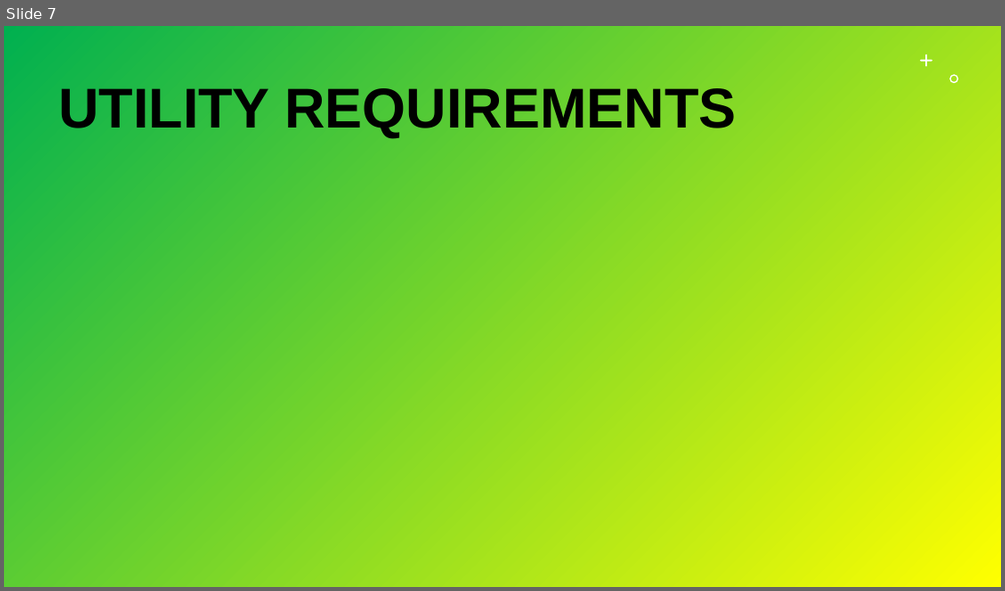
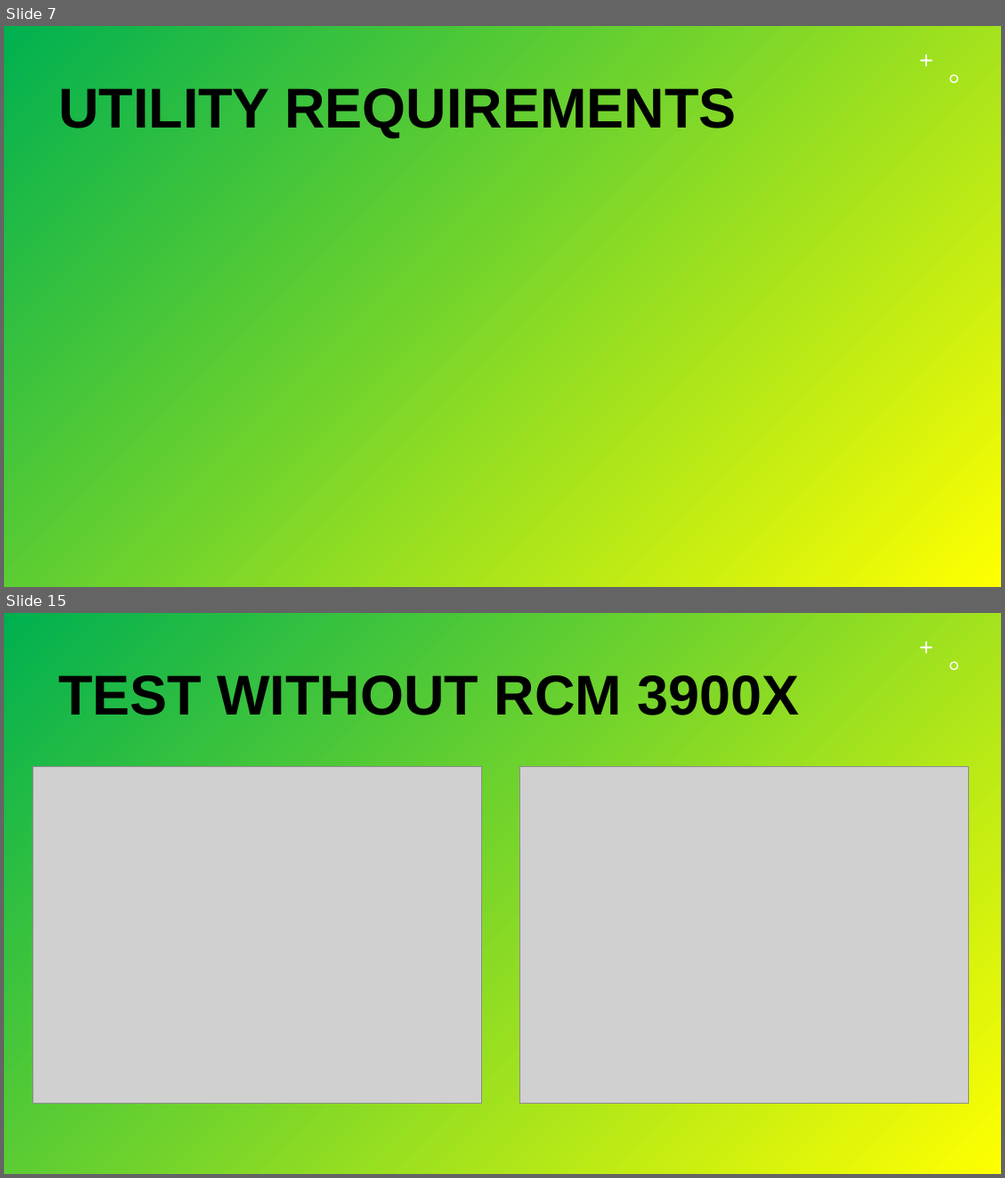
Before and after one commit to Durante94/Data-Protection-Privacy, a slide deck: Presentazione/presentazione.pptx. Shown one above the other, each under a label of ours: slide 7 before the commit, slides 7 and 15 after it; the slides between them are not shown. The pictures are 1005x591 and 1005x1178 pixels, drawn with LibreOffice and Linux fonts; fonts in the diff are those of the drawing; grey boxes stand for pictures. Boxes give left, top, right and bottom in pixels: in the first picture for what was removed or moved away, otherwise in the second. Text is boxed around its words. In the diff, an @@ line names an element or a change of style, - is before the commit and + after.

```diff
--- a/Presentazione/presentazione.pptx
+++ b/Presentazione/presentazione.pptx
@@ slide 15 added at (4, 613, 1001, 1174), background gradient #00B050 to #FFFF00; not listed: 2 template elements that a slide beside it also shows @@
@@ title added at (58, 675, 800, 715), 54 pt, text #000000, bold @@
+TEST WITHOUT RCM 3900X
@@ picture added at (33, 766, 482, 1103) @@
@@ picture added at (520, 766, 969, 1103) @@
```
Also in this commit, not shown: 5 slides changed, 4 other slides added, 3 other files.
